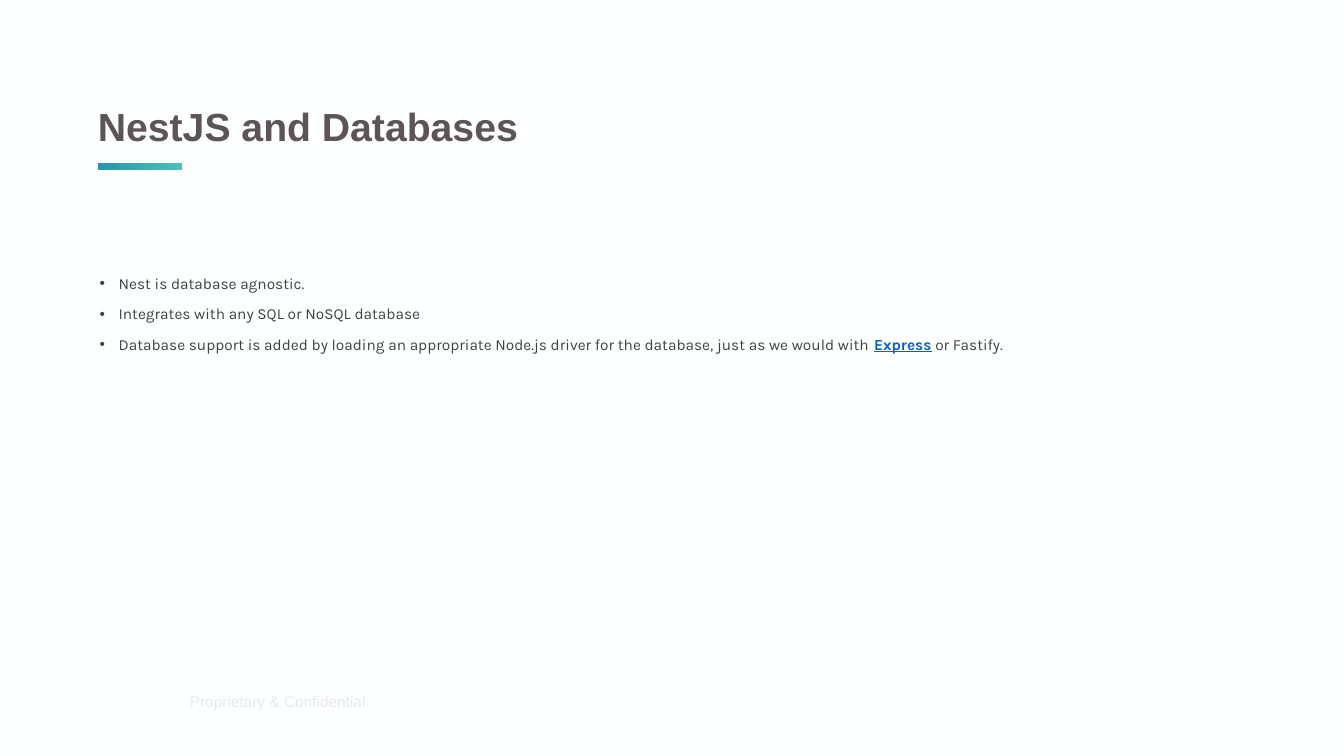
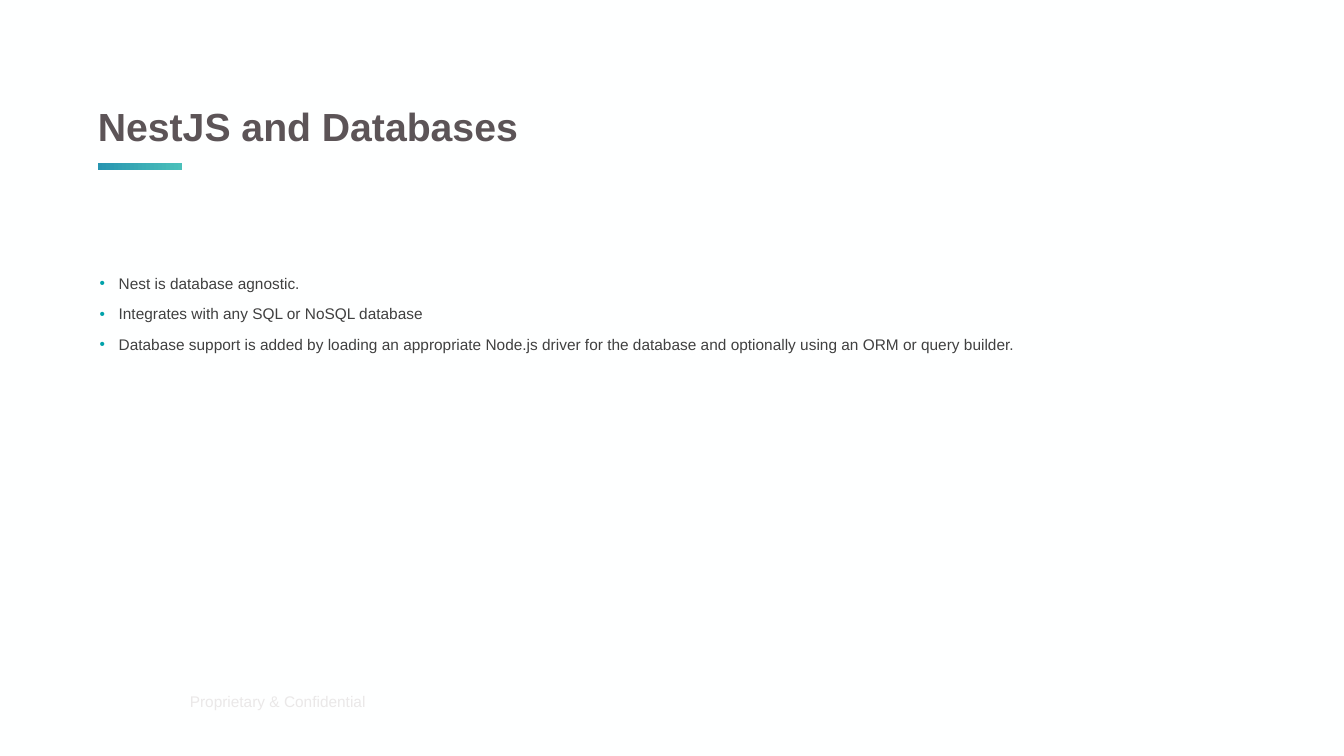
Before and after one commit to pedrompeixoto/nestjs-presentation, a slide deck: slide 4 of data_persistence.pptx (slide 3 before the commit). Drawn at 1344x756 pixels with LibreOffice and Linux fonts; fonts in the diff are those of the drawing; background and template pictures are left out. Boxes give left, top, right and bottom in pixels: in the first picture for what was removed or moved away, otherwise in the second. Text is boxed around its words. In the diff, an @@ line names an element or a change of style, - is before the commit and + after.

```diff
--- a/data_persistence.pptx
+++ b/data_persistence.pptx
@@ text at (119,278,422,322): font Karla to Arial in "Nest is database agnostic.", "Integrates with any SQL or NoSQL database" @@
@@ text at (119,339,1014,353): text changed; font Karla to Arial @@
-• Database support is added by loading an appropriate Node.js driver for the database, just as we would with Express or Fastify.
+• Database support is added by loading an appropriate Node.js driver for the database and optionally using an ORM or query builder.
```
Also in this commit, not shown: 13 other slides changed, 13 slides added, 2 slides removed, 13 other files.
